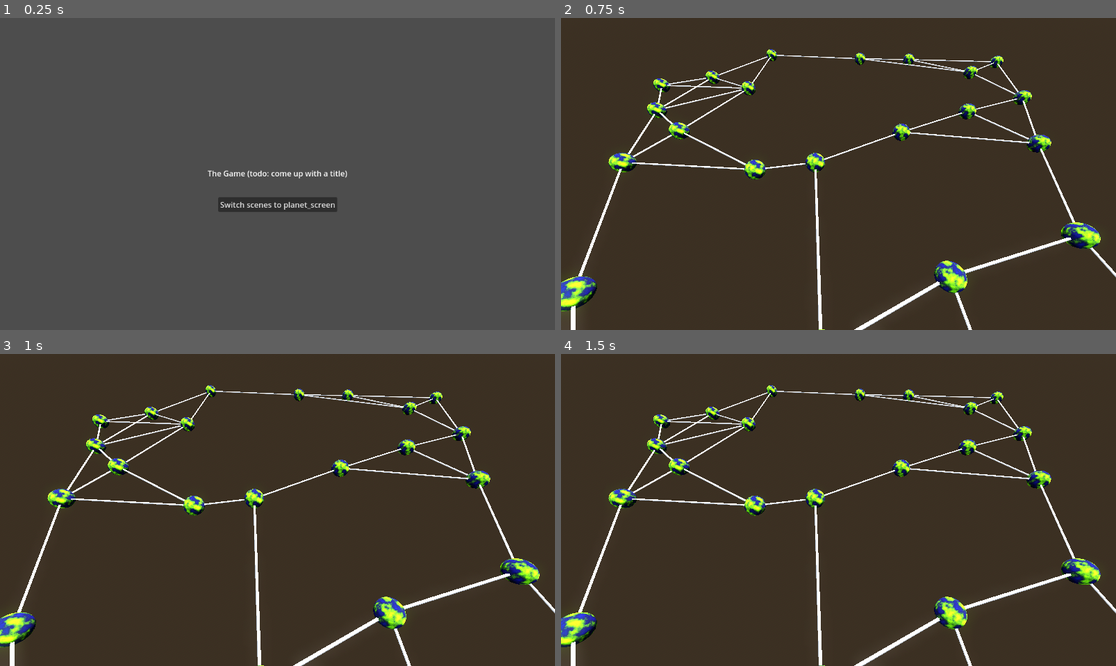
Above: before the commit, frames 1-4 (two rows, left to right).
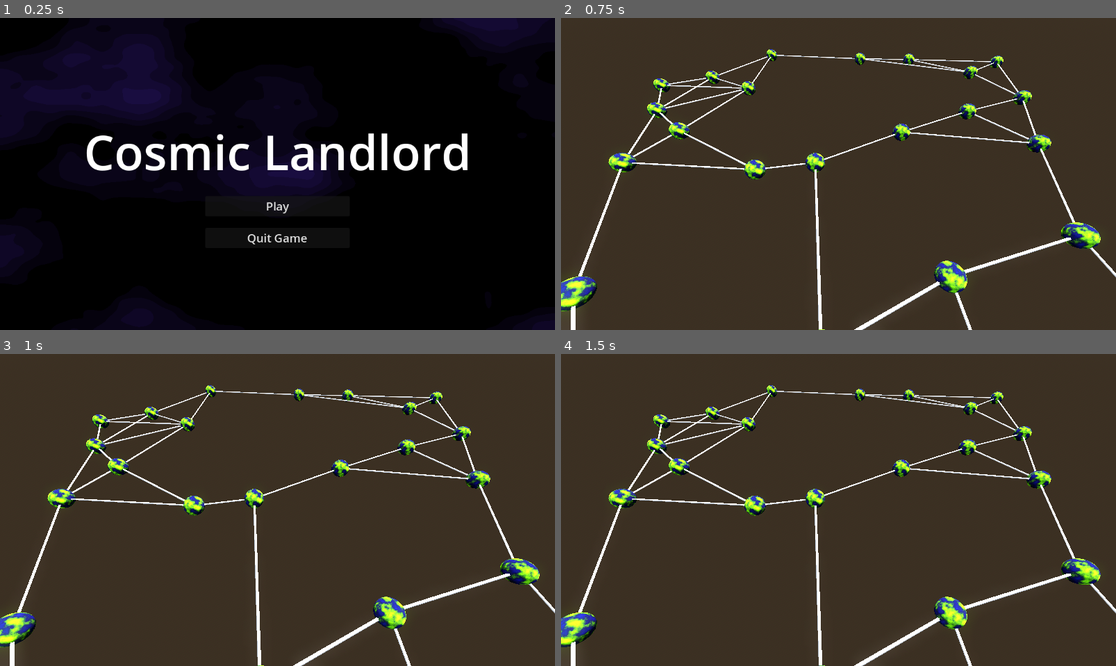
Above: after the commit, the same moments.

Repository: pastthepixels/cosmic-landlord
Game: Godot game, scene res://scenes/main_menu/main_menu.tscn
Same seed, same stepped clock (60 frames per second), same inputs: the game is played once before the commit and once after it.
Inputs (mouse positions are in pixels of both pictures, inside the frame that each line leads up to):
- Up to frame 1 (0.25 s): no input
- Up to frame 2 (0.75 s): click "Switch scenes to planet_screen" (after the commit: "Play") at 0.5 s
- Up to frame 3 (1 s): no input
- Up to frame 4 (1.5 s): move the mouse to (960, 494) at 1.27 s; click (960, 494) at 1.42 s

The runs differ from the first frame. In frame 1, 100% of the frame differs, in the area x 0-100%, y 0-100%; in frame 2, nothing differs; in frame 3, nothing differs; in frame 4, nothing differs.

Commit message:
Organized menu and added background
Grouped buttons in a VBox, added quit game button, added title, added background shader.

Diff:
--- a/scenes/main_menu/main_menu.gd
+++ b/scenes/main_menu/main_menu.gd
@@ -2,3 +2,7 @@
 
 func _on_button_pressed():
 	get_tree().change_scene_to_file("res://scenes/planet_screen/planet_screen.tscn")
+
+
+func _on_quit_button_pressed():
+	get_tree().quit()
--- a/scenes/main_menu/main_menu.tscn
+++ b/scenes/main_menu/main_menu.tscn
@@ -1,6 +1,17 @@
-[gd_scene load_steps=2 format=3 uid="uid://033x5ei5sxvi"]
+[gd_scene load_steps=6 format=3 uid="uid://033x5ei5sxvi"]
 
 [ext_resource type="Script" path="res://scenes/main_menu/main_menu.gd" id="1_rndma"]
+[ext_resource type="Shader" path="res://scenes/planet_screen/mainmenubg.gdshader" id="2_jbop5"]
+
+[sub_resource type="ShaderMaterial" id="ShaderMaterial_8ix8b"]
+shader = ExtResource("2_jbop5")
+
+[sub_resource type="Theme" id="Theme_hts0c"]
+Button/font_sizes/font_size = 24
+VBoxContainer/constants/separation = 24
+
+[sub_resource type="LabelSettings" id="LabelSettings_thm06"]
+font_size = 100
 
 [node name="MainMenu" type="Control"]
 layout_mode = 3
@@ -11,35 +22,49 @@
 grow_vertical = 2
 script = ExtResource("1_rndma")
 
-[node name="Label" type="Label" parent="."]
+[node name="Background" type="ColorRect" parent="."]
+z_index = -1
+material = SubResource("ShaderMaterial_8ix8b")
+layout_mode = 1
+anchors_preset = 15
+anchor_right = 1.0
+anchor_bottom = 1.0
+grow_horizontal = 2
+grow_vertical = 2
+
+[node name="VBoxContainer" type="VBoxContainer" parent="."]
 layout_mode = 1
 anchors_preset = 8
 anchor_left = 0.5
 anchor_top = 0.5
 anchor_right = 0.5
 anchor_bottom = 0.5
-offset_left = -145.0
-offset_top = -13.0
-offset_right = 145.0
-offset_bottom = 13.0
+offset_left = -46.0
+offset_top = -14.0
+offset_right = 46.0
+offset_bottom = 52.0
 grow_horizontal = 2
 grow_vertical = 2
-text = "The Game (todo: come up with a title)"
+theme = SubResource("Theme_hts0c")
+
+[node name="Label" type="Label" parent="VBoxContainer"]
+layout_mode = 2
+text = "Cosmic Landlord"
+label_settings = SubResource("LabelSettings_thm06")
 horizontal_alignment = 1
 
-[node name="Button" type="Button" parent="."]
-layout_mode = 1
-anchors_preset = 8
-anchor_left = 0.5
-anchor_top = 0.5
-anchor_right = 0.5
-anchor_bottom = 0.5
-offset_left = -123.5
-offset_top = 47.5
-offset_right = 123.5
-offset_bottom = 78.5
-grow_horizontal = 2
-grow_vertical = 2
-text = "Switch scenes to planet_screen"
+[node name="ButtonsContainer" type="VBoxContainer" parent="VBoxContainer"]
+custom_minimum_size = Vector2(300, 0)
+layout_mode = 2
+size_flags_horizontal = 4
 
-[connection signal="pressed" from="Button" to="." method="_on_button_pressed"]
+[node name="PlayButton" type="Button" parent="VBoxContainer/ButtonsContainer"]
+layout_mode = 2
+text = "Play"
+
+[node name="QuitButton" type="Button" parent="VBoxContainer/ButtonsContainer"]
+layout_mode = 2
+text = "Quit Game"
+
+[connection signal="pressed" from="VBoxContainer/ButtonsContainer/PlayButton" to="." method="_on_button_pressed"]
+[connection signal="pressed" from="VBoxContainer/ButtonsContainer/QuitButton" to="." method="_on_quit_button_pressed"]
--- /dev/null
+++ b/scenes/planet_screen/mainmenubg.gdshader
@@ -0,0 +1,55 @@
+shader_type canvas_item;
+
+// Range (-0.5,0.5)
+float rand(vec3 p) {
+	return fract(sin(dot(p * 0.1 ,vec3(12.9898,78.233,6.8272))) * 43758.5453) - 0.5;
+}
+
+float cubic(float a, float b, float x) {
+	return a + (b - a) * x * x * (3. - 2. * x);
+}
+
+// Range (-0.5,0.5)
+float vnoise(vec3 p) {
+	float result = 0.;
+	vec3 i = floor(p);
+	vec3 frac = fract(p);
+
+	float a = rand(i);
+	float b = rand(i + vec3(1., 0., 0.));
+	float c = rand(i + vec3(0., 1., 0.));
+	float d = rand(i + vec3(1., 1., 0.));
+	float e = rand(i + vec3(0., 0., 1.));
+	float f = rand(i + vec3(1., 0., 1.));
+	float g = rand(i + vec3(0., 1., 1.));
+	float h = rand(i + vec3(1., 1., 1.));
+
+	float uf = cubic(a, b, frac.x);
+	float df = cubic(c, d, frac.x);
+	float ub = cubic(e, f, frac.x);
+	float db = cubic(g, h, frac.x);
+
+	float top = cubic(uf, ub, frac.z);
+	float bottom = cubic(df, db, frac.z);
+
+	result = cubic(top, bottom, frac.y);
+
+	return result;
+}
+
+// Approximate range [-1,1]
+float fnoise(vec3 p, int octs) {
+	float result = 0.;
+
+	for (int i = 0; i < octs; i++) {
+		float multiplier = pow(0.5, float(i));
+		result += multiplier * vnoise(p * pow(2., float(i + 2)));
+	}
+
+	return result * 0.75 + 0.5;
+}
+
+void fragment() {
+	float val = floor(10. * clamp(fnoise(vec3(UV, TIME * 0.01), 4) - 0.5, 0., 1.)) * 0.1;
+	COLOR = vec4(0.2 * val, 0.1 * val, 0.5 * val, 1.);
+}
--- /dev/null
+++ b/scenes/planet_screen/pixelate.gdshader
@@ -0,0 +1,18 @@
+shader_type spatial;
+render_mode unshaded;
+
+uniform sampler2D SCREEN_TEXTURE : hint_screen_texture, filter_linear;
+uniform int pixel_size = 5;
+
+void fragment() {
+	// Get offset from nearest pixel
+	float x = float(int(FRAGCOORD.x) % pixel_size);
+	float y = float(int(FRAGCOORD.y) % pixel_size);
+
+	// Get coordinates to nearest pixel
+	x = FRAGCOORD.x + floor(float(pixel_size) / 2.0) - x;
+	y = FRAGCOORD.y + floor(float(pixel_size) / 2.0) - y;
+
+	// Take color of nearest pixel
+	ALBEDO = texture(SCREEN_TEXTURE, vec2(x,y) / VIEWPORT_SIZE).xyz;
+}
--- /dev/null
+++ b/scenes/planet_screen/sky.gdshader
@@ -0,0 +1,80 @@
+shader_type sky;
+
+uniform vec3 sky_color: source_color = vec3(0., 0.5, 1.);
+
+vec4 permute(vec4 x){return mod(((x*34.0)+1.0)*x, 289.0);}
+vec4 taylorInvSqrt(vec4 r){return 1.79284291400159 - 0.85373472095314 * r;}
+vec3 fade(vec3 t) {return t*t*t*(t*(t*6.0-15.0)+10.0);}
+
+float cnoise(vec3 P){
+  vec3 Pi0 = floor(P); // Integer part for indexing
+  vec3 Pi1 = Pi0 + vec3(1.0); // Integer part + 1
+  Pi0 = mod(Pi0, 289.0);
+  Pi1 = mod(Pi1, 289.0);
+  vec3 Pf0 = fract(P); // Fractional part for interpolation
+  vec3 Pf1 = Pf0 - vec3(1.0); // Fractional part - 1.0
+  vec4 ix = vec4(Pi0.x, Pi1.x, Pi0.x, Pi1.x);
+  vec4 iy = vec4(Pi0.yy, Pi1.yy);
+  vec4 iz0 = Pi0.zzzz;
+  vec4 iz1 = Pi1.zzzz;
+
+  vec4 ixy = permute(permute(ix) + iy);
+  vec4 ixy0 = permute(ixy + iz0);
+  vec4 ixy1 = permute(ixy + iz1);
+
+  vec4 gx0 = ixy0 / 7.0;
+  vec4 gy0 = fract(floor(gx0) / 7.0) - 0.5;
+  gx0 = fract(gx0);
+  vec4 gz0 = vec4(0.5) - abs(gx0) - abs(gy0);
+  vec4 sz0 = step(gz0, vec4(0.0));
+  gx0 -= sz0 * (step(0.0, gx0) - 0.5);
+  gy0 -= sz0 * (step(0.0, gy0) - 0.5);
+
+  vec4 gx1 = ixy1 / 7.0;
+  vec4 gy1 = fract(floor(gx1) / 7.0) - 0.5;
+  gx1 = fract(gx1);
+  vec4 gz1 = vec4(0.5) - abs(gx1) - abs(gy1);
+  vec4 sz1 = step(gz1, vec4(0.0));
+  gx1 -= sz1 * (step(0.0, gx1) - 0.5);
+  gy1 -= sz1 * (step(0.0, gy1) - 0.5);
+
+  vec3 g000 = vec3(gx0.x,gy0.x,gz0.x);
+  vec3 g100 = vec3(gx0.y,gy0.y,gz0.y);
+  vec3 g010 = vec3(gx0.z,gy0.z,gz0.z);
+  vec3 g110 = vec3(gx0.w,gy0.w,gz0.w);
+  vec3 g001 = vec3(gx1.x,gy1.x,gz1.x);
+  vec3 g101 = vec3(gx1.y,gy1.y,gz1.y);
+  vec3 g011 = vec3(gx1.z,gy1.z,gz1.z);
+  vec3 g111 = vec3(gx1.w,gy1.w,gz1.w);
+
+  vec4 norm0 = taylorInvSqrt(vec4(dot(g000, g000), dot(g010, g010), dot(g100, g100), dot(g110, g110)));
+  g000 *= norm0.x;
+  g010 *= norm0.y;
+  g100 *= norm0.z;
+  g110 *= norm0.w;
+  vec4 norm1 = taylorInvSqrt(vec4(dot(g001, g001), dot(g011, g011), dot(g101, g101), dot(g111, g111)));
+  g001 *= norm1.x;
+  g011 *= norm1.y;
+  g101 *= norm1.z;
+  g111 *= norm1.w;
+
+  float n000 = dot(g000, Pf0);
+  float n100 = dot(g100, vec3(Pf1.x, Pf0.yz));
+  float n010 = dot(g010, vec3(Pf0.x, Pf1.y, Pf0.z));
+  float n110 = dot(g110, vec3(Pf1.xy, Pf0.z));
+  float n001 = dot(g001, vec3(Pf0.xy, Pf1.z));
+  float n101 = dot(g101, vec3(Pf1.x, Pf0.y, Pf1.z));
+  float n011 = dot(g011, vec3(Pf0.x, Pf1.yz));
+  float n111 = dot(g111, Pf1);
+
+  vec3 fade_xyz = fade(Pf0);
+  vec4 n_z = mix(vec4(n000, n100, n010, n110), vec4(n001, n101, n011, n111), fade_xyz.z);
+  vec2 n_yz = mix(n_z.xy, n_z.zw, fade_xyz.y);
+  float n_xyz = mix(n_yz.x, n_yz.y, fade_xyz.x);
+  return 2.2 * n_xyz;
+}
+
+void sky() {
+	//float rnd = cnoise(EYEDIR) + 0.1;
+	COLOR = sky_color;
+}
